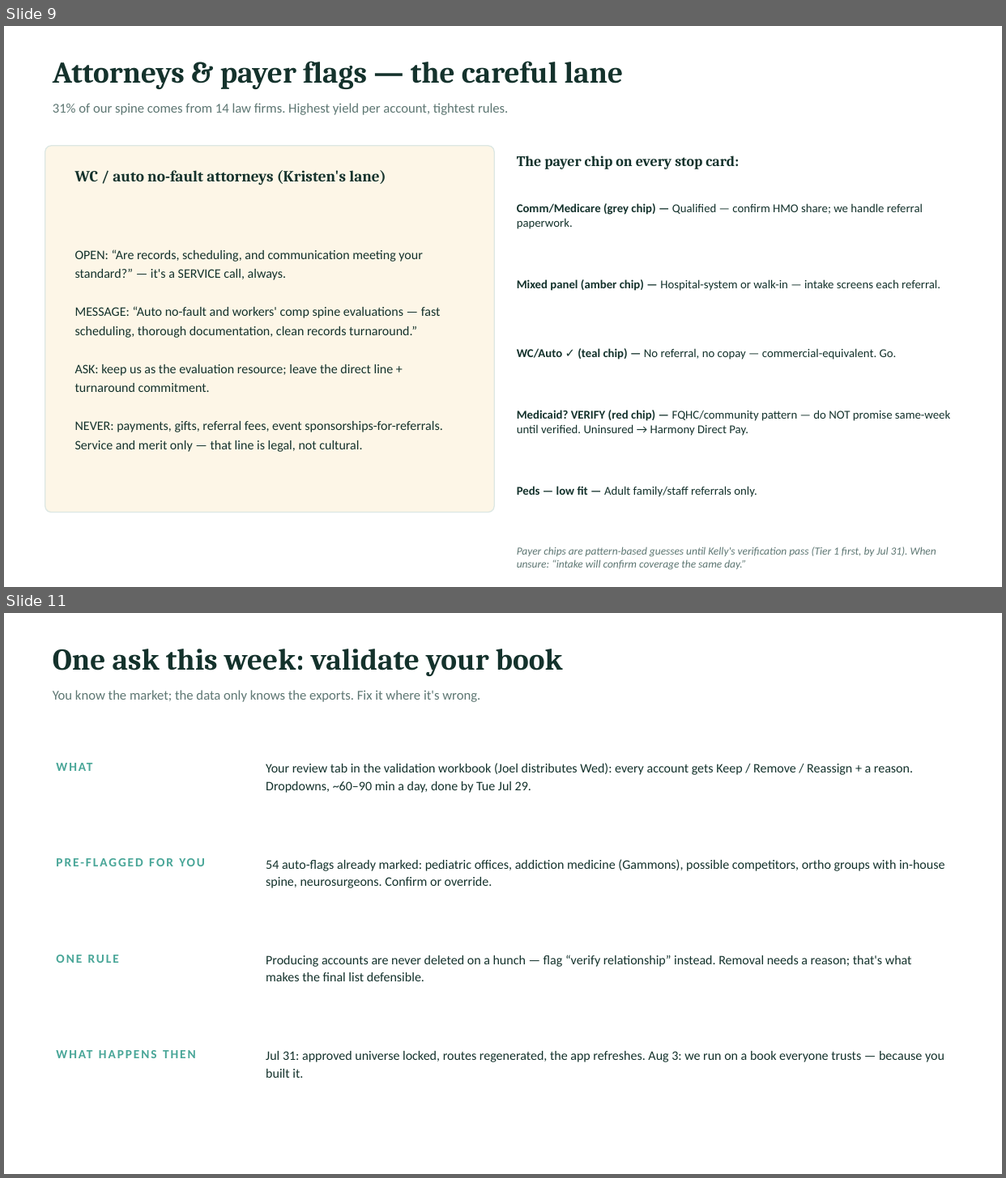
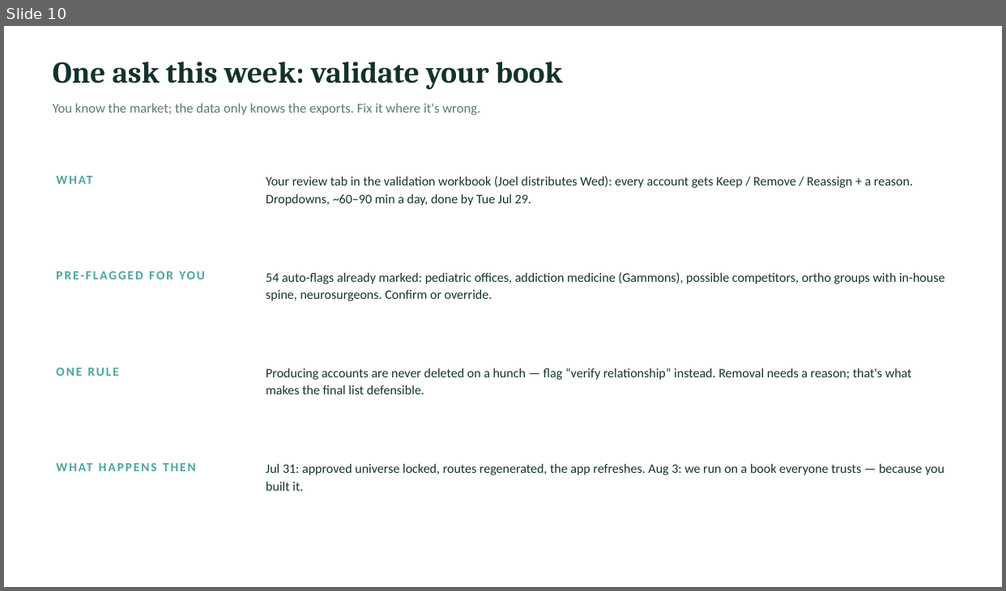
Before and after one commit to JosephAndrewMacLean/SHP, a slide deck: pm/kristen-share/SHP-Spine-Team-Rollout_Kristen_Jul22.pptx. Shown one above the other, each under a label of ours: slides 9 and 11 before the commit, slide 10 after it; the slides between them are not shown. The pictures are 1006x1178 and 1006x591 pixels, drawn with LibreOffice and Linux fonts; fonts in the diff are those of the drawing. Boxes give left, top, right and bottom in pixels: in the first picture for what was removed or moved away, otherwise in the second. Text is boxed around its words. In the diff, an @@ line names an element or a change of style, - is before the commit and + after.

```diff
--- a/pm/kristen-share/SHP-Spine-Team-Rollout_Kristen_Jul22.pptx
+++ b/pm/kristen-share/SHP-Spine-Team-Rollout_Kristen_Jul22.pptx
@@ slide 9 removed at (x1=4, y1=26, x2=1002, y2=587), background #FFFFFF @@
@@ text removed at (x1=53, y1=61, x2=624, y2=89) @@
-Attorneys & payer flags — the careful lane
@@ text removed at (x1=53, y1=103, x2=508, y2=115) @@
-31% of our spine comes from 14 law firms. Highest yield per account, tightest rules.
@@ rounded rectangle removed at (x1=45, y1=146, x2=494, y2=513) @@
@@ text removed at (x1=75, y1=170, x2=386, y2=186) @@
-WC / auto no-fault attorneys (Kristen's lane)
@@ text removed at (x1=517, y1=156, x2=739, y2=169) @@
-The payer chip on every stop card:
@@ text removed at (x1=517, y1=203, x2=923, y2=229) @@
-Comm/Medicare (grey chip) — Qualified — confirm HMO share; we handle referral paperwork.
@@ text removed at (x1=75, y1=250, x2=442, y2=452) @@
-OPEN: “Are records, scheduling, and communication meeting your standard?” — it's a SERVICE call, always.
-MESSAGE: “Auto no-fault and workers' comp spine evaluations — fast scheduling, thorough documentation, clean records turnaround.”
-ASK: keep us as the evaluation resource; leave the direct line + turnaround commitment.
-NEVER: payments, gifts, referral fees, event sponsorships-for-referrals. Service and merit only — that line is legal, not cultural.
@@ text removed at (x1=517, y1=280, x2=940, y2=291) @@
-Mixed panel (amber chip) — Hospital-system or walk-in — intake screens each referral.
@@ text removed at (x1=517, y1=348, x2=897, y2=360) @@
-WC/Auto ✓ (teal chip) — No referral, no copay — commercial-equivalent. Go.
@@ text removed at (x1=517, y1=410, x2=950, y2=436) @@
-Medicaid? VERIFY (red chip) — FQHC/community pattern — do NOT promise same-week until verified. Uninsured → Harmony Direct Pay.
@@ text removed at (x1=517, y1=486, x2=756, y2=497) @@
-Peds — low fit — Adult family/staff referrals only.
@@ text removed at (x1=517, y1=547, x2=936, y2=570) @@
-Payer chips are pattern-based guesses until Kelly's verification pass (Tier 1 first, by Jul 31). When unsure: “intake will confirm coverage the same day.”
@@ what was slide 11 is now slide 10 @@
```
Also in this commit, not shown: 9 slides changed, 7 other files.
